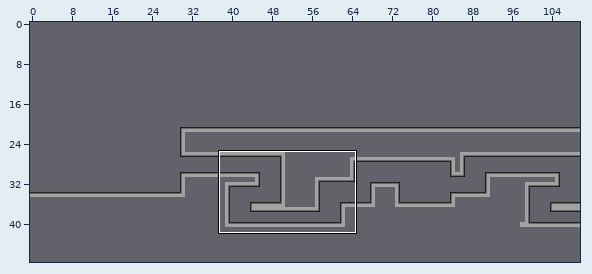
Two states of a Tiled map, Maps/level2_01.tmx. The first picture is a wide view before the edit; the outline marks the close-up.
Close-up. First the earlier version:
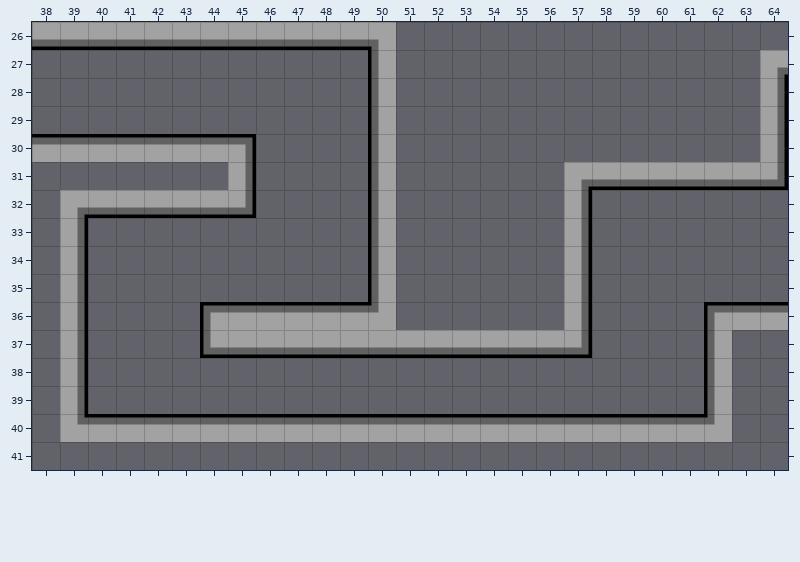
Cells are 32x32 px. Shown: x 38..64, y 26..41. The commit also changed other parts of the map, which this record leaves out.
After the commit:
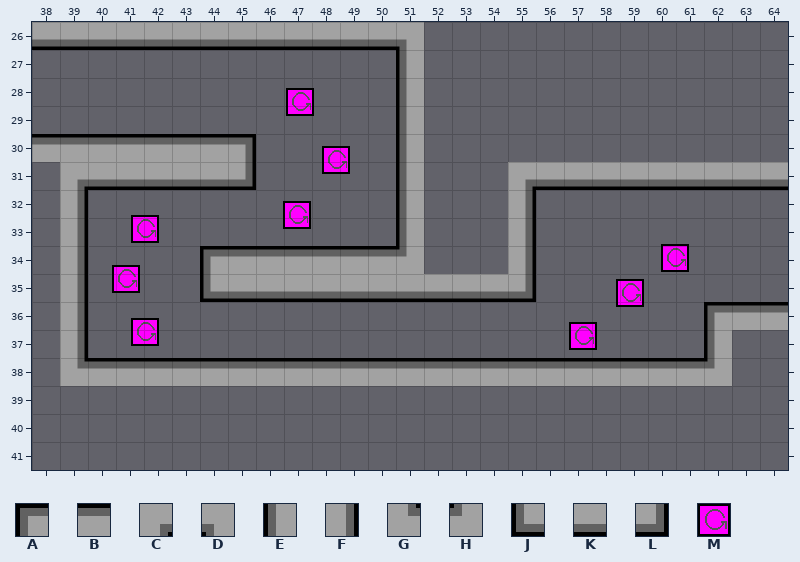
Key: from "../Recess_Race_0_2/Assets/Rece": A 0, B 1, C 3, D 4, E 8, F 10, G 11, H 12, J 16, K 17, L 18, M 34.
_ is an empty cell.
Objects are placed by their top-left corner, in cells (3,4 is the top-left corner of cell 3,4); size is 1x1 cell unless given.
From old to new:
Layer "Tile Layer 1":
y 26: x 50..51 D_ -> KD
y 27: x 50..51 E_ -> _E; x 64 C -> _
y 28..30: x 50..51 E_ -> _E; x 64 F -> _
y 31: x 39..45 ______F -> CKKKKKL; x 50..51 E_ -> _E; x 55..57 __C -> CKK; x 64 L -> K
y 32: x 39..45 CKKKKKL -> F______; x 50..51 E_ -> _E; x 55 _ -> F; x 57 F -> _
y 33: x 50..51 E_ -> _E; x 55 _ -> F; x 57 F -> _
y 34: x 44..51 ______E_ -> ABBBBBBH; x 55 _ -> F; x 57 F -> _
y 35: x 44..55 ______E_____ -> JKKKKKKKKKKL; x 57 F -> _
y 36: x 44..50 ABBBBBH -> _______; x 57 F -> _
y 37: x 44..57 JKKKKKKKKKKKKL -> ______________
y 38: x 39..62 F______________________E -> GBBBBBBBBBBBBBBBBBBBBBBH
y 39: x 39 F -> _; x 62 E -> _
y 40: x 39..62 GBBBBBBBBBBBBBBBBBBBBBBH -> ________________________
Layer "Garbage" (now shown):
added: M "Garbage" at 47.1,28.4
added: M "Garbage" at 48.4,30.4
added: M "Garbage" at 47,32.4
added: M "Garbage" at 41.5,32.9
added: M "Garbage" at 60.5,33.9
added: M "Garbage" at 40.9,34.7
added: M "Garbage" at 58.8,35.2
added: M "Garbage" at 41.5,36.6
added: M "Garbage" at 57.2,36.7
